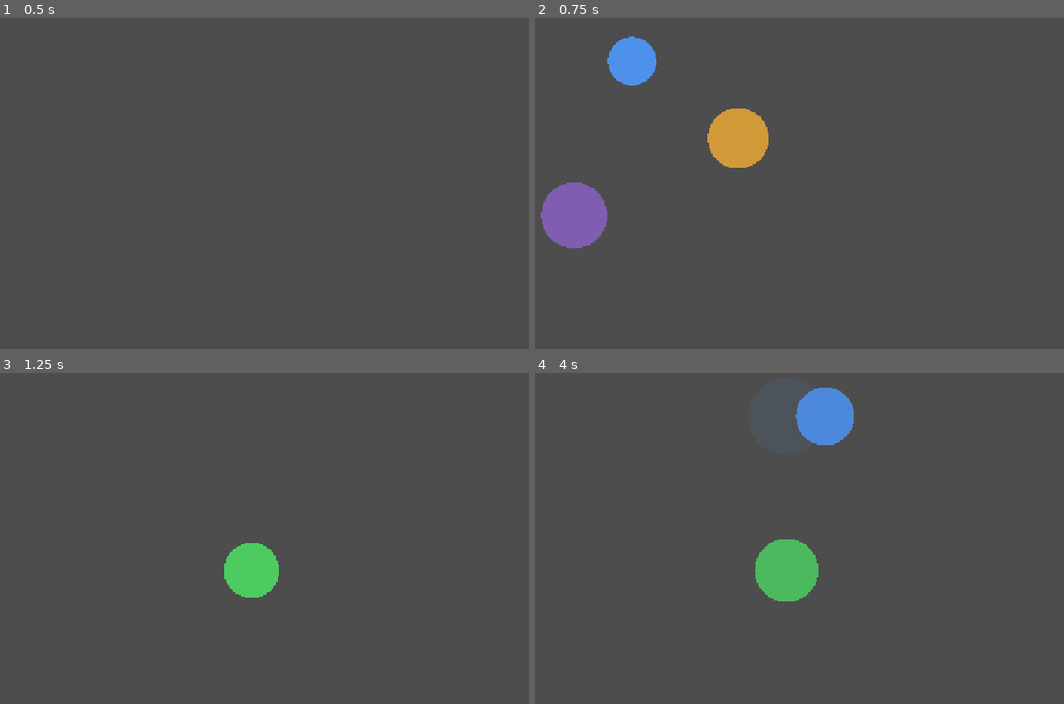
Above: before the commit, frames 1-4 (two rows, left to right).
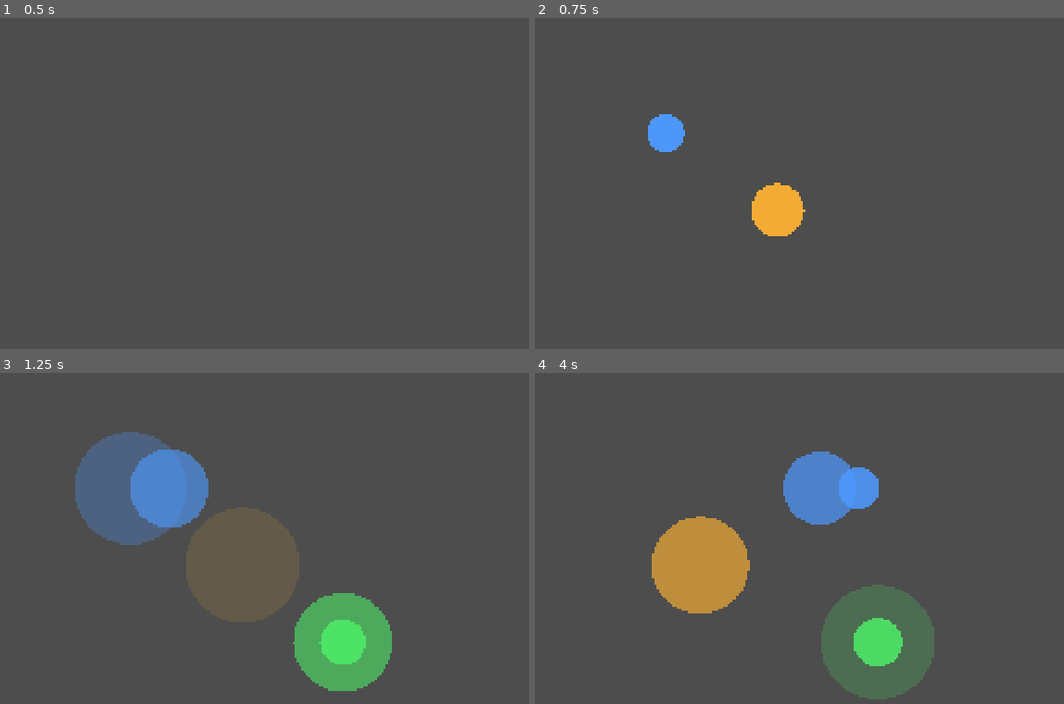
Above: after the commit, the same moments.

Repository: pkuaigan/keyboard-visualizer
Game: Godot game, scene res://Scenes/Main.tscn
Two runs of this game, one before a commit and one after it. Both use one fixed random seed, a clock stepped at 60 frames per second and the inputs below.
Inputs:
- Up to frame 1 (0.5 s): no input
- Up to frame 2 (0.75 s): tap Enter at 0.5 s; hold D from 0.53 s (still down); tap 1 at 0.6 s
- Up to frame 3 (1.25 s): keep holding D; tap Space at 0.77, 1.07 s; tap 2 at 0.8 s
- Up to frame 4 (4 s): release D at 1.28 s; hold S 1.28-2.03 s; tap 2 at 1.35 s; tap Space at 1.52, 1.82, 3.02, 3.32, 3.77 s; tap 3 at 1.55, 2.1 s; hold D 2.03-2.78 s; tap 4 at 2.3, 2.85 s; hold W 2.78-3.53 s; tap 5 at 3.05, 3.6 s; hold A from 3.53 s (still down); tap 6 at 3.8 s

Frame 1 is identical in both runs. In frame 2, 6.6% of the frame differs, in the area x 1-52%, y 5-70%; in frame 3, 12%; in frame 4, 16%, in the area x 22-76%, y 4-99%.

Commit message:
separated everything to make main cleaner, added rhythm tracker but values still need to be tweaked

Diff:
--- a/Scripts/key_particle.gd
+++ b/Scripts/key_particle.gd
@@ -1,18 +1,20 @@
 extends Node2D
 
-var radius := 10.0
+var radius := 0
+var time := 0.0
 var color := Color.WHITE
 var alpha := 1.0
 
-func setup(p_color: Color) -> void:
+func setup(p_color: Color, intensity: float) -> void:
 	color = p_color
 	var tween := create_tween()
 	tween.set_parallel(true)
-	tween.tween_method(_set_radius, 10.0, 60.0, 0.4).set_trans(Tween.TRANS_QUAD).set_ease(Tween.EASE_OUT)
-	tween.tween_method(_set_alpha, 1.0, 0.0, 0.4).set_trans(Tween.TRANS_QUAD).set_ease(Tween.EASE_IN)
+	_get_properties(intensity)
+	tween.tween_method(_set_radius, 1.0, radius, time).set_trans(Tween.TRANS_QUAD).set_ease(Tween.EASE_OUT)
+	tween.tween_method(_set_alpha, 1.0, 0.0, time).set_trans(Tween.TRANS_QUAD).set_ease(Tween.EASE_IN)
 	tween.chain().tween_callback(queue_free)
 
-func _set_radius(r: float) -> void:
+func _set_radius(r: int) -> void:
 	radius = r
 	queue_redraw()
 
@@ -20,5 +22,23 @@
 	alpha = a
 	queue_redraw()
 
+func _get_properties(intensity: float) -> void: # tweak
+	if intensity > 0.95: # maybe a skill issue but only get .95 when mashing keys vs actually typing so larger radius.... the small radius for mashing looks silly
+		radius = 200
+		time = 0.1
+	if intensity > 0.9:
+		radius = 75
+		time = 0.3
+	elif intensity > 0.8:
+		radius = 90
+		time = 0.5
+	elif intensity > 0.75:
+		radius = 120
+		time = 0.7
+	else:
+		radius = 150
+		time = 0.75
+
+
 func _draw() -> void:
 	draw_circle(Vector2.ZERO, radius, Color(color.r, color.g, color.b, alpha))
--- /dev/null
+++ b/Scripts/key_visuals.gd
@@ -0,0 +1,50 @@
+extends Resource
+
+# ---------------------------------- #
+
+const KEY_WIDTH := 100
+const KEY_HEIGHT := 100
+const ROW_OFFSETS := [0, 60, 90, 150]  # Attempts to match a real board
+const KEY_LAYOUT := {
+	KEY_1:[0,0], KEY_2:[0,1], KEY_3:[0,2], KEY_4:[0,3], KEY_5:[0,4],
+	KEY_6:[0,5], KEY_7:[0,6], KEY_8:[0,7], KEY_9:[0,8], KEY_0:[0,9],
+
+	KEY_Q:[1,0], KEY_W:[1,1], KEY_E:[1,2], KEY_R:[1,3], KEY_T:[1,4],
+	KEY_Y:[1,5], KEY_U:[1,6], KEY_I:[1,7], KEY_O:[1,8], KEY_P:[1,9],
+
+	KEY_A:[2,0], KEY_S:[2,1], KEY_D:[2,2], KEY_F:[2,3], KEY_G:[2,4],
+	KEY_H:[2,5], KEY_J:[2,6], KEY_K:[2,7], KEY_L:[2,8],
+
+	KEY_Z:[3,0], KEY_X:[3,1], KEY_C:[3,2], KEY_V:[3,3], KEY_B:[3,4],
+	KEY_N:[3,5], KEY_M:[3,6],
+
+	KEY_SPACE:[4,0]
+}
+
+# ---------------------------------- #
+
+var origin := Vector2(100,100) # placeholder for now
+
+# ---------------------------------- #
+
+func set_origin_from_screen_size(screen_size: Vector2) -> void:
+	origin = Vector2(screen_size.x / 2.0 - 540, screen_size.y - 520 - 40)
+	print(origin)
+
+func is_typable(keycode: int) -> bool: # Checks if the keypress is an alpha/number, not a modifier (except for spacebar)
+	return keycode in KEY_LAYOUT
+
+func position_for_key(keycode: int) -> Vector2:
+	if keycode == KEY_SPACE:
+		return origin + Vector2(5.5 * KEY_WIDTH, 4 * KEY_HEIGHT)
+	if KEY_LAYOUT.has(keycode):
+		var rc = KEY_LAYOUT[keycode]
+		return origin + Vector2(ROW_OFFSETS[rc[0]] + rc[1] * KEY_WIDTH, rc[0] * KEY_HEIGHT)
+	return origin + Vector2(5 * KEY_WIDTH, 2 * KEY_HEIGHT)
+
+func color_for_key(keycode: int) -> Color:
+	if keycode == KEY_SPACE:
+		return Color(0.3, 0.9, 0.4, 1)   # spacebar
+	if keycode >= KEY_0 and keycode <= KEY_9:
+		return Color(0.3, 0.6, 1.0, 1)   # numbers
+	return Color(1.0, 0.7, 0.2, 1)   # alphas
--- a/Scripts/main.gd
+++ b/Scripts/main.gd
@@ -1,56 +1,31 @@
 extends Node2D
 
+# ---------------------------------- #
+
 const KEY_PARTICLE = preload("res://Scenes/KeyParticle.tscn")
+const KEY_VISUALS = preload("res://Scripts/key_visuals.gd")
+const RHYTHM_TRACKER = preload("res://Scripts/rhythm_tracker.gd")
 
-const KEY_WIDTH := 60
-const KEY_HEIGHT := 60
-const ROW_OFFSETS := [0, 30, 45, 75]  # stagger per row, roughly matches a real board
+# ---------------------------------- #
 
+@onready var key_visuals := KEY_VISUALS.new()
+@onready var rhythm := RHYTHM_TRACKER.new()
 @onready var particles_container : Node2D = $ParticlesContainer
 
-const KEY_LAYOUT := {
-	KEY_1:[0,0], KEY_2:[0,1], KEY_3:[0,2], KEY_4:[0,3], KEY_5:[0,4],
-	KEY_6:[0,5], KEY_7:[0,6], KEY_8:[0,7], KEY_9:[0,8], KEY_0:[0,9],
+# ---------------------------------- #
 
-	KEY_Q:[1,0], KEY_W:[1,1], KEY_E:[1,2], KEY_R:[1,3], KEY_T:[1,4],
-	KEY_Y:[1,5], KEY_U:[1,6], KEY_I:[1,7], KEY_O:[1,8], KEY_P:[1,9],
-
-	KEY_A:[2,0], KEY_S:[2,1], KEY_D:[2,2], KEY_F:[2,3], KEY_G:[2,4],
-	KEY_H:[2,5], KEY_J:[2,6], KEY_K:[2,7], KEY_L:[2,8],
-
-	KEY_Z:[3,0], KEY_X:[3,1], KEY_C:[3,2], KEY_V:[3,3], KEY_B:[3,4],
-	KEY_N:[3,5], KEY_M:[3,6],
-}
-
-const MODIFIER_KEYS := [KEY_SHIFT, KEY_CTRL, KEY_ALT, KEY_TAB, KEY_ENTER, KEY_BACKSPACE, KEY_ESCAPE, KEY_CAPSLOCK]
-
-var origin := Vector2(200, 200)
+func _ready() -> void:
+	key_visuals.set_origin_from_screen_size(get_viewport_rect().size)
 
 func _input(event: InputEvent) -> void:
 	if event is InputEventKey and event.pressed and not event.echo:
-		_spawn_for_key(event.keycode)
+		if key_visuals.is_typable(event.keycode):
+			_spawn_for_key(event.keycode)
 
 func _spawn_for_key(keycode: int) -> void:
 	var particle := KEY_PARTICLE.instantiate()
+	var intensity : float = rhythm.get_intensity()
+	print(intensity)
 	particles_container.add_child(particle)
-	particle.global_position = _position_for_key(keycode)
-	particle.setup(_color_for_key(keycode))
-
-func _position_for_key(keycode: int) -> Vector2:
-	if keycode == KEY_SPACE:
-		return origin + Vector2(4 * KEY_WIDTH, 4 * KEY_HEIGHT)
-	if KEY_LAYOUT.has(keycode):
-		var rc = KEY_LAYOUT[keycode]
-		return origin + Vector2(ROW_OFFSETS[rc[0]] + rc[1] * KEY_WIDTH, rc[0] * KEY_HEIGHT)
-	if keycode in MODIFIER_KEYS:
-		return origin + Vector2(-KEY_WIDTH * 1.5, 4 * KEY_HEIGHT)
-	return origin + Vector2(5 * KEY_WIDTH, 2 * KEY_HEIGHT)
-
-func _color_for_key(keycode: int) -> Color:
-	if keycode == KEY_SPACE:
-		return Color(0.3, 0.9, 0.4)   # green
-	if keycode in MODIFIER_KEYS:
-		return Color(0.6, 0.4, 0.9)   # purple
-	if keycode >= KEY_0 and keycode <= KEY_9:
-		return Color(0.3, 0.6, 1.0)   # blue
-	return Color(1.0, 0.7, 0.2)       # warm orange, letters
+	particle.global_position = key_visuals.position_for_key(keycode)
+	particle.setup(key_visuals.color_for_key(keycode), intensity)
--- /dev/null
+++ b/Scripts/rhythm_tracker.gd
@@ -0,0 +1,31 @@
+extends Resource
+
+@export var fast_threshold := 60.0
+@export var slow_threshold := 500.0
+@export var weight := 0.3
+@export var neutral_intensity := 0.5
+
+var last_keystroke_time : float = -1 ## remember to add something that resets this later, keep still for now tho
+var smoothed_intensity := 0.5
+
+func get_intensity():
+	var now = Time.get_ticks_msec()
+	if last_keystroke_time == -1:
+		last_keystroke_time = now
+		smoothed_intensity = neutral_intensity
+		return smoothed_intensity
+
+	var gap := float(now - last_keystroke_time)
+	last_keystroke_time = now
+
+	if gap >= 2000: # Reset,, ie the user looked away, stopped typing, etc
+		smoothed_intensity = neutral_intensity
+		return smoothed_intensity
+
+	var raw_intensity := _gap_to_intensity(gap)
+	smoothed_intensity = (smoothed_intensity * (1.0 - weight)) + (raw_intensity * weight)
+	return smoothed_intensity
+
+func _gap_to_intensity(gap: float) -> float:
+	var t : float = clamp((gap - fast_threshold) / (slow_threshold - fast_threshold), 0.0, 1.0)
+	return 1.0 - t
--- a/project.godot
+++ b/project.godot
@@ -17,6 +17,8 @@
 
 [display]
 
+window/size/viewport_width=1920
+window/size/viewport_height=1080
 window/stretch/mode="canvas_items"
 window/stretch/aspect="expand"
 
Not shown, added: Scripts/key_visuals.gd.uid
Not shown, added: Scripts/rhythm_tracker.gd.uid
